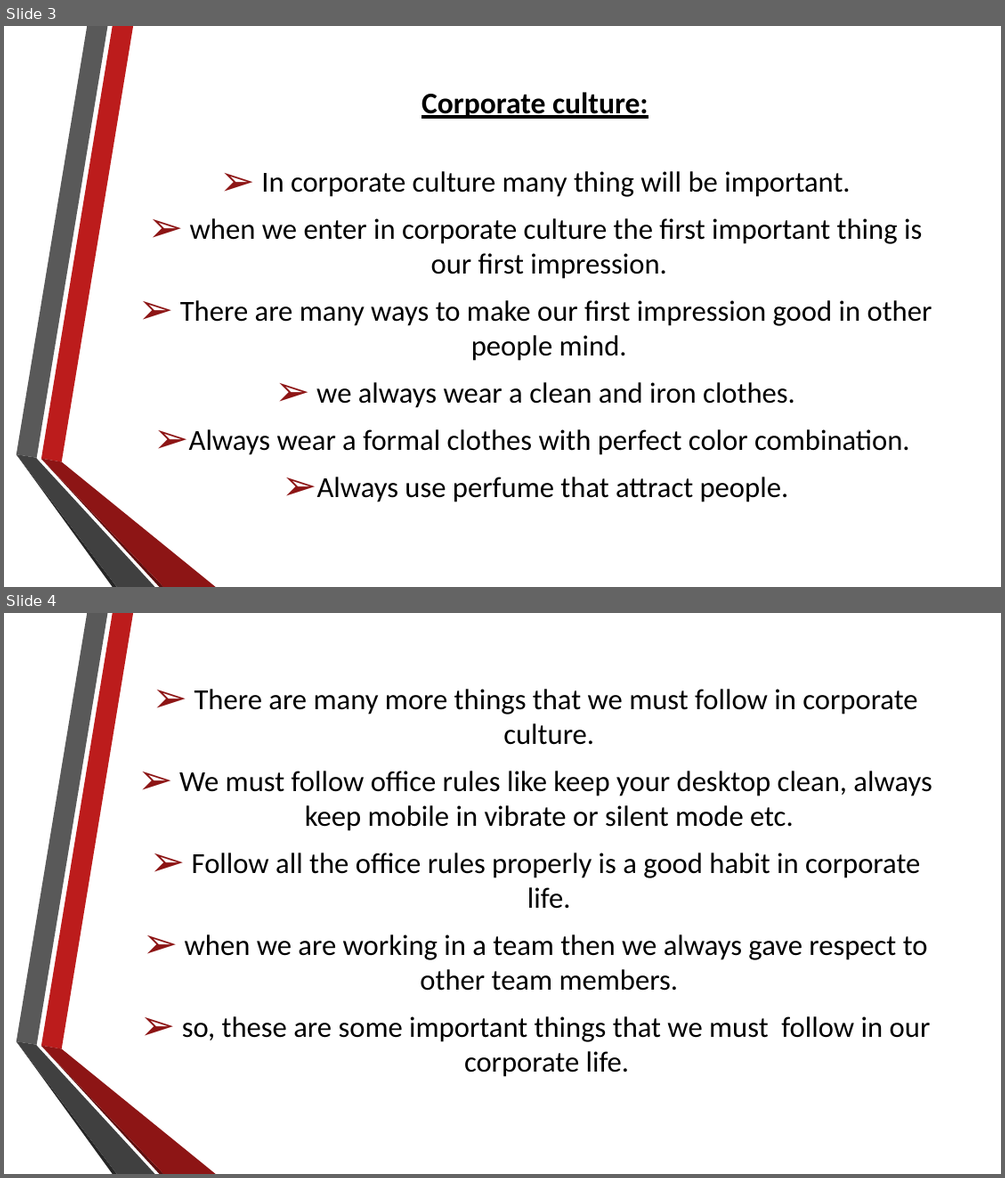
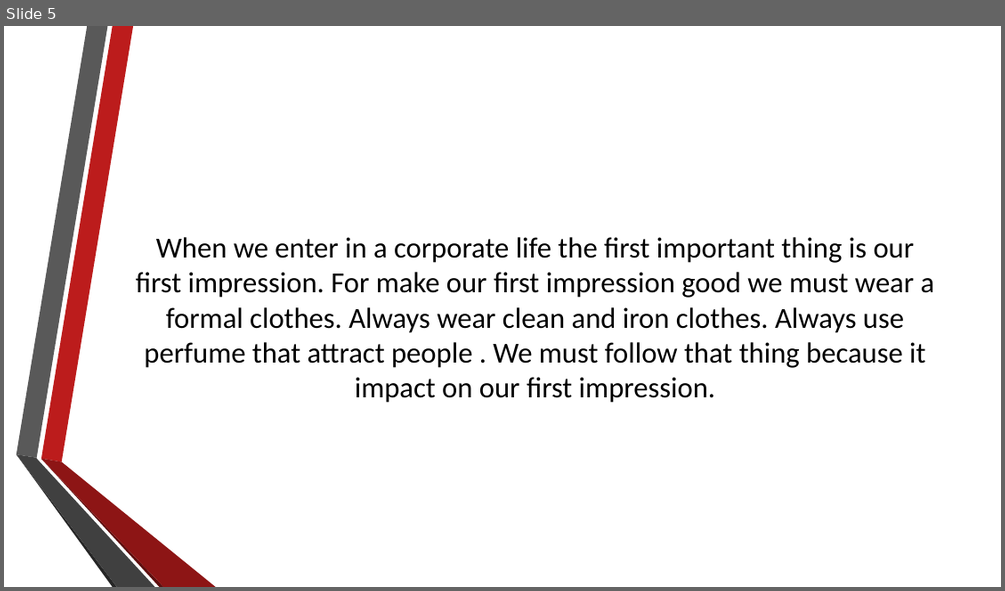
Before and after one commit to rajputjainam244/Assignment, a slide deck: building corporate culture.pptx. Shown one above the other, each under a label of ours: slides 3 and 4 before the commit, slide 5 after it. The pictures are 1005x1178 and 1005x591 pixels, drawn with LibreOffice and Linux fonts; fonts in the diff are those of the drawing; background and template pictures are left out. Boxes give left, top, right and bottom in pixels: in the first picture for what was removed or moved away, otherwise in the second. Text is boxed around its words. In the diff, an @@ line names an element or a change of style, - is before the commit and + after.

```diff
--- a/building corporate culture.pptx
+++ b/building corporate culture.pptx
@@ slide 4 removed at box(4, 613, 1001, 1174), background picture (left out); not listed: 6 template elements that a slide beside it also shows @@
@@ text removed at box(179, 689, 931, 1077) @@
-➢ There are many more things that we must follow in corporate culture.
-➢ We must follow office rules like keep your desktop clean, always keep mobile in vibrate or silent mode etc.
-➢ Follow all the office rules properly is a good habit in corporate life.
-➢ when we are working in a team then we always gave respect to other team members.
-➢ so, these are some important things that we must follow in our corporate life.
@@ what was slide 3 is now slide 5 @@
@@ slide 5 changed as well @@
@@ title removed at box(421, 92, 648, 119) @@
-Corporate culture:
@@ text at box(136, 237, 935, 402): text changed @@
-➢ In corporate culture many thing will be important.
-➢ when we enter in corporate culture the first important thing is our first impression.
-➢ There are many ways to make our first impression good in other people mind.
-➢ we always wear a clean and iron clothes.
-➢ Always wear a formal clothes with perfect color combination.
-➢ Always use perfume that attract people.
+When we enter in a corporate life the first important thing is our first impression. For make our first impression good we must wear a formal clothes. Always wear clean and iron clothes. Always use perfume that attract people . We must follow that thing because it impact on our first impression.
```
Also in this commit, not shown: 1 other slide changed, 13 slides added, 1 other slide removed.
